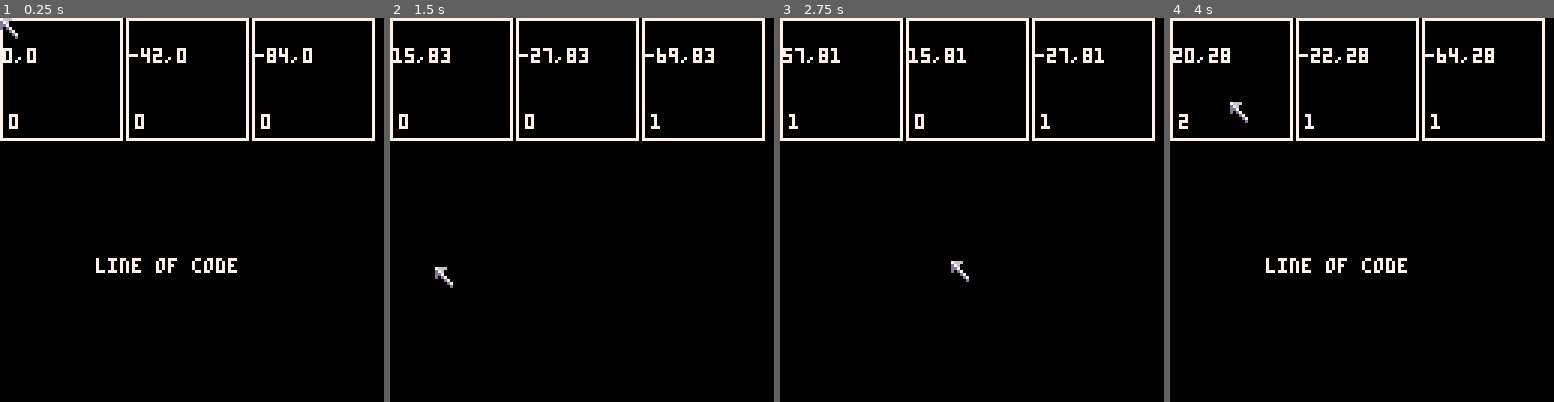
Above: before the commit, frames 1-4 (left to right).
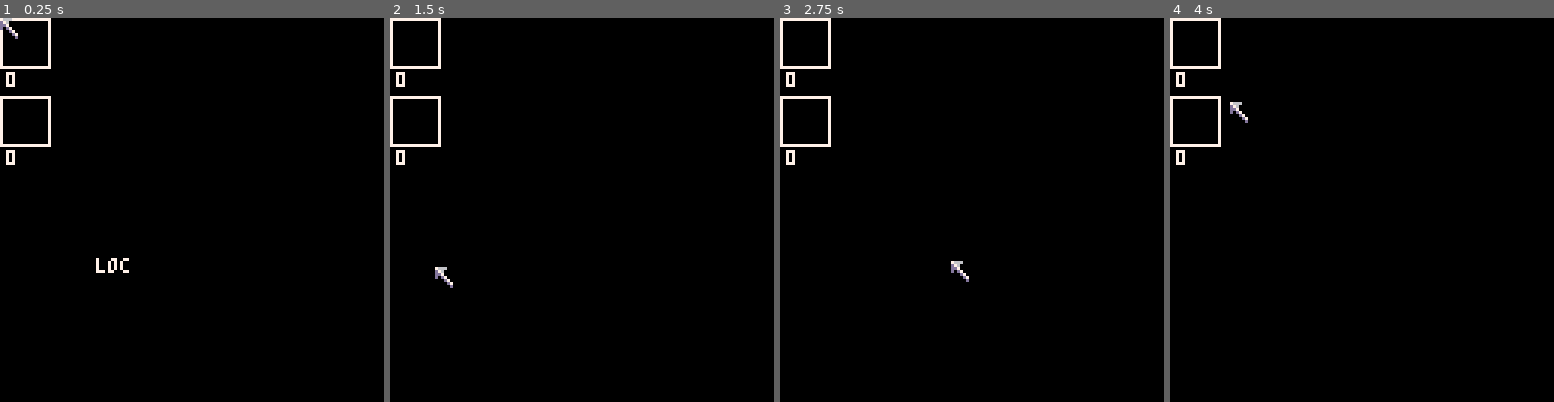
Above: after the commit, the same moments.

Repository: wesen/carts
Game: PICO-8 cartridge games/gamedevgame/gamedevgame.p8
Two runs of this game, one before a commit and one after it. Both use one fixed random seed, a clock stepped at 60 frames per second and the inputs below.
Inputs (mouse positions are in pixels of both pictures, inside the frame that each line leads up to):
- Up to frame 1 (0.25 s): no input
- Up to frame 2 (1.5 s): click (670, 121) at 0.67 s; click (436, 267) at 1.22 s
- Up to frame 3 (2.75 s): click (887, 114) at 1.77 s; click (952, 259) at 2.32 s
- Up to frame 4 (4 s): click (1404, 106) at 2.87 s; click (1465, 256) at 3.42 s; click (1231, 102) at 3.97 s

The runs differ from the first frame. In frame 1, 4.6% of the frame differs, in the area x 0-98%, y 0-67%; in frame 2, 4.3%; in frame 3, 4.2%; in frame 4, 4.9%.

Commit message:
Only display discovered resources

Diff:
--- a/games/gamedevgame/gamedevgame.lua
+++ b/games/gamedevgame/gamedevgame.lua
@@ -8,5 +8,6 @@
 
 --#include resourcemanager
 --#include resource
+--#include resources
 
 --#include main
--- a/games/gamedevgame/gamedevgame.p8
+++ b/games/gamedevgame/gamedevgame.p8
@@ -357,28 +357,41 @@
  self.t=0
  self.count=0
  self.active=false
+ self.created=false
  glb_resource_manager.resources[name]=self
 end)
 
+glb_resource_w=16
+
 function resource_cls:draw()
+ if (not self:is_visible()) return
  local x,y
  x,y=self:get_cur_xy()
- rect(x,y,x+40,y+40,7)
- print(tostr(self.count),x+3,y+32,7)
+ rect(x,y,x+glb_resource_w,y+glb_resource_w,7)
+ print(tostr(self.count),x+2,y+glb_resource_w+2,7)
  if (self:is_mouse_over()) print(self.name,32,80,7)
 end
 
 function resource_cls:get_cur_xy()
- local x=self.x*42
- local y=self.y*42
+ local x=self.x*(glb_resource_w+2)
+ local y=self.y*(glb_resource_w+2+8)
  return x,y
 end
 
 function resource_cls:update()
+end
+
+function resource_cls:is_visible()
+ for n,_ in pairs(self.dependencies) do
+  local res=glb_resource_manager.resources[n]
+  if (not res.created) return false
+ end
+ return true
 end
 
 function resource_cls:on_click()
  self.count+=1
+ self.created=true
 end
 
 function resource_cls:is_mouse_over()
@@ -386,27 +399,39 @@
  x,y=self:get_cur_xy()
  local dx=glb_mouse_x-x
  local dy=glb_mouse_y-y
- print(tostr(dx)..","..tostr(dy),x+1,y+10)
- return dx>=0 and dx<=40 and dy>=0 and dy<=40
-end
-
-resource_cls.init("line of code",
+ return dx>=0 and dx<=glb_resource_w and dy>=0 and dy<=glb_resource_w
+end
+
+res_loc=resource_cls.init(
+  -- name
+  "loc",
+  -- position
   0,0,
+  -- dependencies
+  {},
+  -- duration
+  10
+)
+res_loc.active=true
+
+resource_cls.init("func",
+ 1,0,
+ {loc=1},
+ 10
+)
+
+resource_cls.init("csharp_file",
+ 2,0,
+ {func=1},
+ 10
+)
+
+res_pix=resource_cls.init("pixel",
+  0,1,
   {},
   10
 )
-
-resource_cls.init("function",
- 1,0,
- {},
- 10
-)
-
-resource_cls.init("c# file",
- 2,0,
- {},
- 10
-)
+res_pix.active=true
 
 
 function _init()
--- a/games/gamedevgame/resource.lua
+++ b/games/gamedevgame/resource.lua
@@ -7,28 +7,41 @@
  self.t=0
  self.count=0
  self.active=false
+ self.created=false
  glb_resource_manager.resources[name]=self
 end)
 
+glb_resource_w=16
+
 function resource_cls:draw()
+ if (not self:is_visible()) return
  local x,y
  x,y=self:get_cur_xy()
- rect(x,y,x+40,y+40,7)
- print(tostr(self.count),x+3,y+32,7)
+ rect(x,y,x+glb_resource_w,y+glb_resource_w,7)
+ print(tostr(self.count),x+2,y+glb_resource_w+2,7)
  if (self:is_mouse_over()) print(self.name,32,80,7)
 end
 
 function resource_cls:get_cur_xy()
- local x=self.x*42
- local y=self.y*42
+ local x=self.x*(glb_resource_w+2)
+ local y=self.y*(glb_resource_w+2+8)
  return x,y
 end
 
 function resource_cls:update()
 end
 
+function resource_cls:is_visible()
+ for n,_ in pairs(self.dependencies) do
+  local res=glb_resource_manager.resources[n]
+  if (not res.created) return false
+ end
+ return true
+end
+
 function resource_cls:on_click()
  self.count+=1
+ self.created=true
 end
 
 function resource_cls:is_mouse_over()
@@ -36,24 +49,5 @@
  x,y=self:get_cur_xy()
  local dx=glb_mouse_x-x
  local dy=glb_mouse_y-y
- print(tostr(dx)..","..tostr(dy),x+1,y+10)
- return dx>=0 and dx<=40 and dy>=0 and dy<=40
+ return dx>=0 and dx<=glb_resource_w and dy>=0 and dy<=glb_resource_w
 end
-
-resource_cls.init("line of code",
-  0,0,
-  {},
-  10
-)
-
-resource_cls.init("function",
- 1,0,
- {},
- 10
-)
-
-resource_cls.init("c# file",
- 2,0,
- {},
- 10
-)
--- /dev/null
+++ b/games/gamedevgame/resources.lua
@@ -0,0 +1,30 @@
+res_loc=resource_cls.init(
+  -- name
+  "loc",
+  -- position
+  0,0,
+  -- dependencies
+  {},
+  -- duration
+  10
+)
+res_loc.active=true
+
+resource_cls.init("func",
+ 1,0,
+ {loc=1},
+ 10
+)
+
+resource_cls.init("csharp_file",
+ 2,0,
+ {func=1},
+ 10
+)
+
+res_pix=resource_cls.init("pixel",
+  0,1,
+  {},
+  10
+)
+res_pix.active=true
